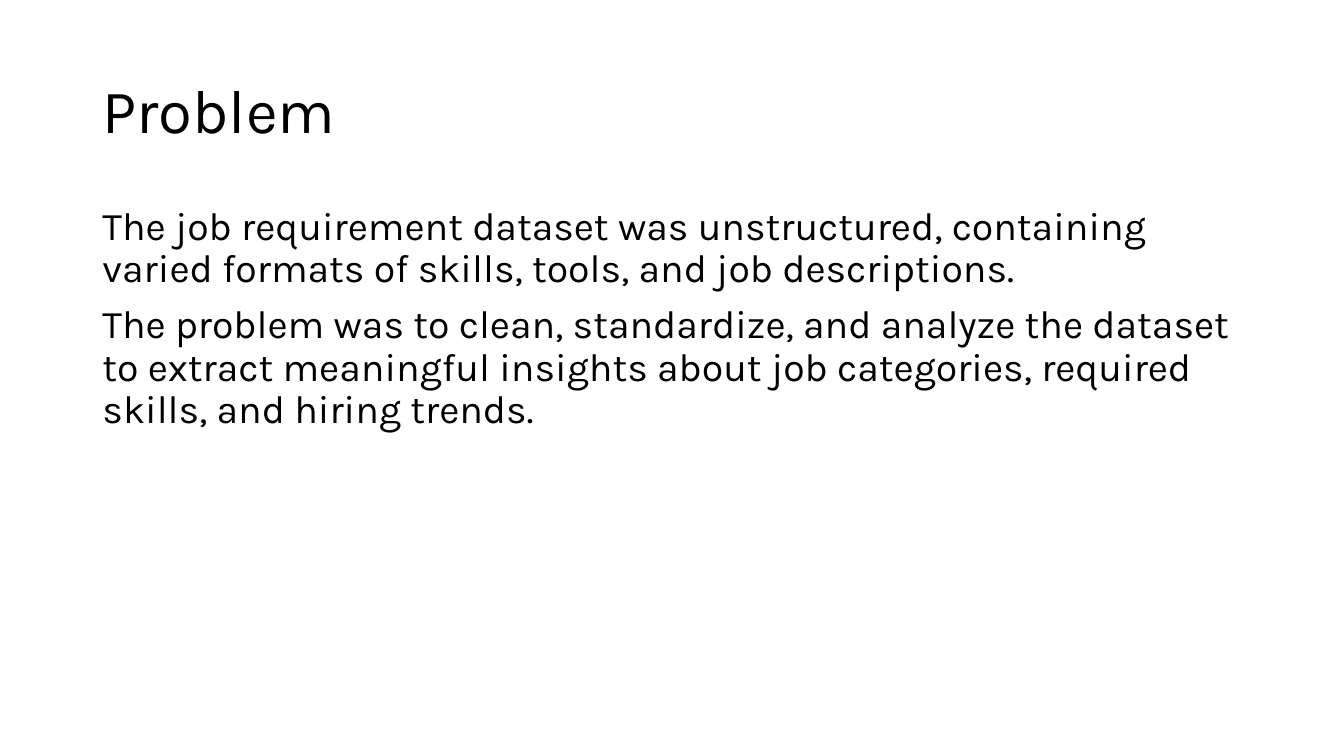
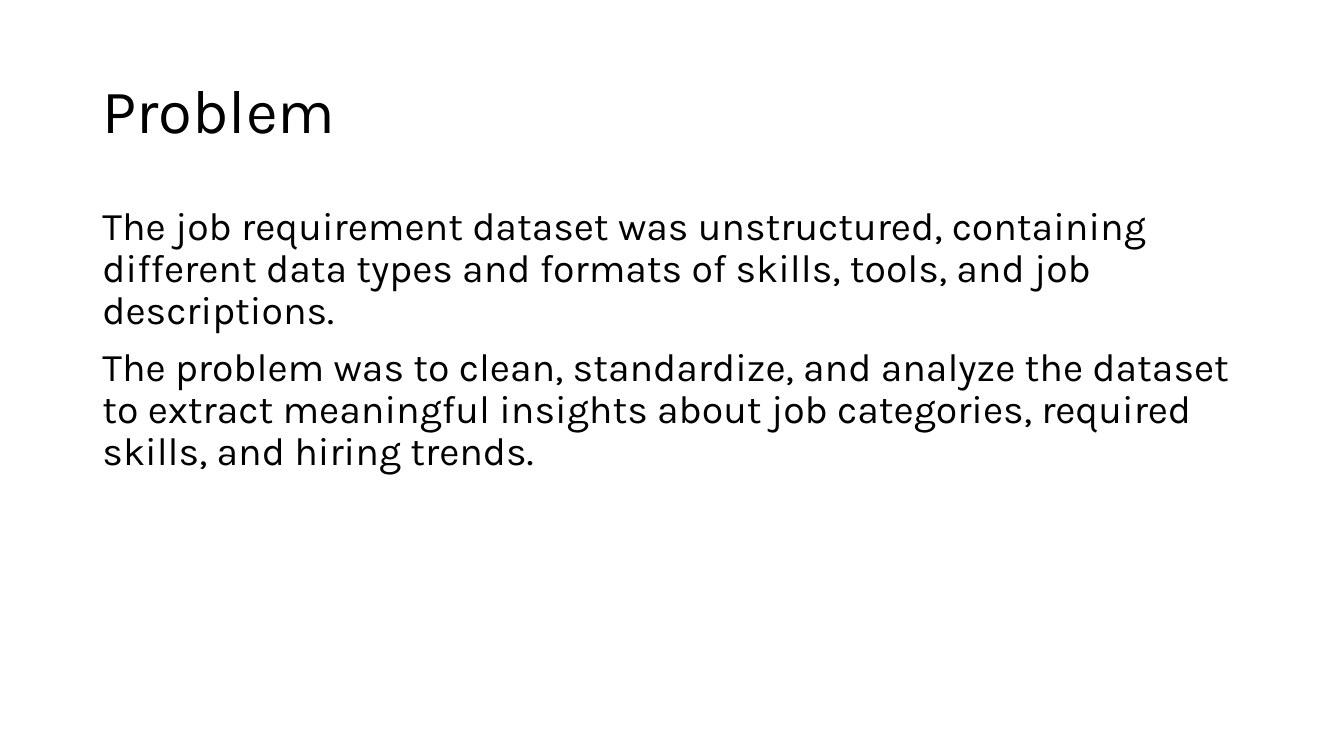
Before and after one commit to MACHMOSES/python_data, a slide deck: slide 4 of Data Analytics Job Postings Insights.pptx. Drawn at 1344x756 pixels with LibreOffice and Linux fonts; fonts in the diff are those of the drawing. Boxes give left, top, right and bottom in pixels: in the first picture for what was removed or moved away, otherwise in the second. Text is boxed around its words. In the diff, an @@ line names an element or a change of style, - is before the commit and + after.

```diff
--- a/Data Analytics Job Postings Insights.pptx
+++ b/Data Analytics Job Postings Insights.pptx
@@ text at <box>102,213,1146,334</box>: text changed @@
-The job requirement dataset was unstructured, containing varied formats of skills, tools, and job descriptions.
+The job requirement dataset was unstructured, containing different data types and formats of skills, tools, and job descriptions.
```
Also in this commit, not shown: 1 other slide changed, 3 slides added, 4 other files.
